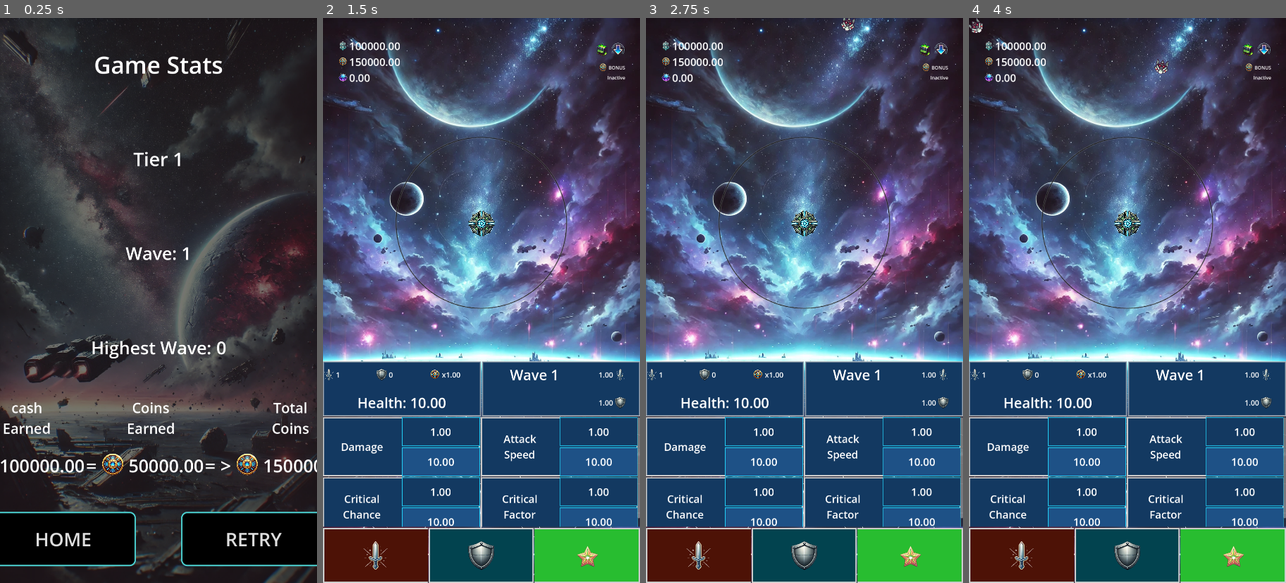
Above: before the commit, frames 1-4 (left to right).
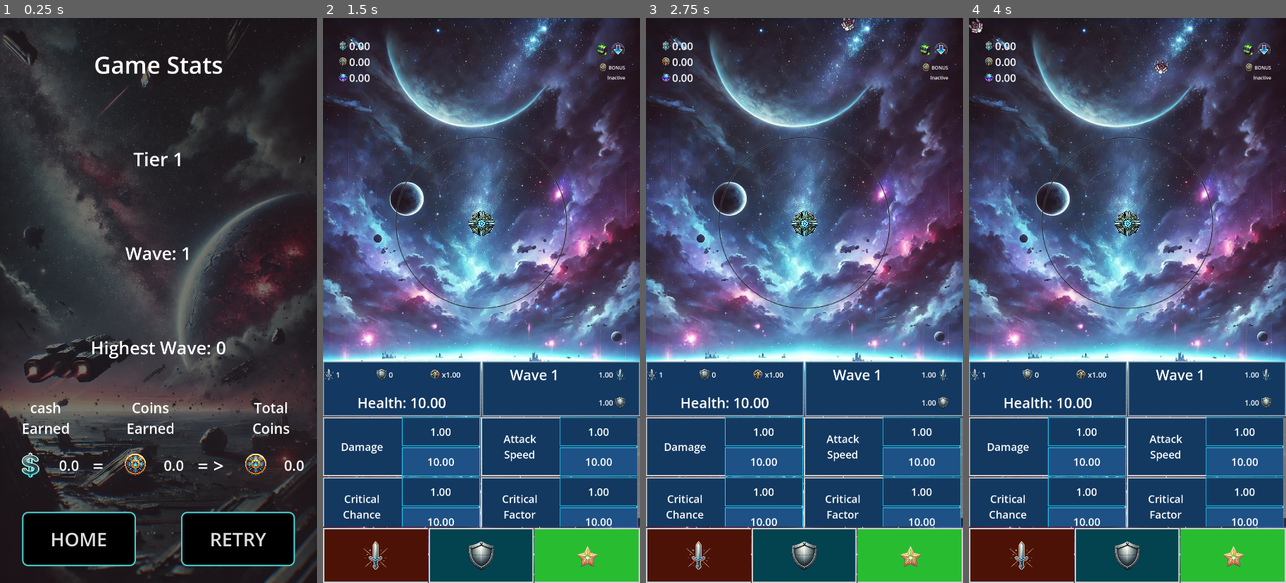
Above: after the commit, the same moments.

Repository: ascyrax/circle-defence
Game: Godot game, scene res://game_over.tscn
Two runs of this game, one before a commit and one after it. Both use one fixed random seed, a clock stepped at 60 frames per second and the inputs below. This scene is started directly instead of the project's main scene.
Inputs (mouse positions are in pixels of both pictures, inside the frame that each line leads up to):
- Up to frame 1 (0.25 s): no input
- Up to frame 2 (1.5 s): click "RETRY" at 0.5 s; tap Enter at 1.25 s; move the mouse to (551, 272) at 1.27 s; click (551, 272) at 1.42 s
- Up to frame 3 (2.75 s): tap Space at 2 s; move the mouse to (741, 328) at 2.02 s; click (741, 328) at 2.17 s
- Up to frame 4 (4 s): move the mouse to (1159, 176) at 2.77 s; click (1159, 176) at 2.92 s; move the mouse to (1111, 413) at 3.52 s; click (1111, 413) at 3.67 s

The runs differ from the first frame. In frame 1, 4.9% of the frame differs, in the area x 0-100%, y 40-98%; in frame 2, 0.3%; in frame 3, 0.3%; in frame 4, 0.3%.

Commit message:
minor value tweaks. new release

Diff:
--- a/game_over.gd
+++ b/game_over.gd
@@ -24,13 +24,13 @@
 
 	var _cashLabel = $Panel/Panel/VBoxContainer/HBoxContainer/Cash/HBoxContainer/Value as Label
 	var _cashValue = GlobalData.get_cash_value()
-	_cashLabel.text = str("%.2f" % _cashValue)
+	_cashLabel.text = str("%.1f" % _cashValue)
 
 	var _coinLabel = $Panel/Panel/VBoxContainer/HBoxContainer/Coin/HBoxContainer/Value as Label
 	var _convertedCoinValue = GlobalData.get_cash_value() / 2.0 # 1 cash = 0.5 coins :)
-	_coinLabel.text = str("%.2f" % _convertedCoinValue)
+	_coinLabel.text = str("%.1f" % _convertedCoinValue)
 	GlobalData.update_coin_value(_convertedCoinValue)
 
 	var _totalCoinLabel = $Panel/Panel/VBoxContainer/HBoxContainer/Total/HBoxContainer/Value as Label
 	var _totalCoinValue = GlobalData.get_coin_value()
-	_totalCoinLabel.text = str("%.2f" % _totalCoinValue)
+	_totalCoinLabel.text = str("%.1f" % _totalCoinValue)
--- a/game_over.tscn
+++ b/game_over.tscn
@@ -136,8 +136,8 @@
 layout_mode = 2
 size_flags_horizontal = 3
 size_flags_vertical = 1
-theme_override_font_sizes/font_size = 60
-text = "80"
+theme_override_font_sizes/font_size = 48
+text = "15.0"
 horizontal_alignment = 1
 vertical_alignment = 1
 
@@ -186,9 +186,8 @@
 layout_mode = 2
 size_flags_horizontal = 3
 size_flags_vertical = 1
-theme_override_font_sizes/font_size = 60
-text = "0
-"
+theme_override_font_sizes/font_size = 48
+text = "7.5"
 horizontal_alignment = 1
 vertical_alignment = 1
 
@@ -237,9 +236,8 @@
 layout_mode = 2
 size_flags_horizontal = 3
 size_flags_vertical = 1
-theme_override_font_sizes/font_size = 60
-text = "0
-"
+theme_override_font_sizes/font_size = 48
+text = "150.5"
 horizontal_alignment = 1
 vertical_alignment = 1
 
--- a/global_data.gd
+++ b/global_data.gd
@@ -126,8 +126,8 @@
 
 # RESOURCES
 
-var _initialCashValue  = 100000.0 # during wave 1 start
-var _initialCoinValue  = 100000.0 # during game start
+var _initialCashValue  = 0.0 # during wave 1 start
+var _initialCoinValue  = 0.0 # during game start
 
 var _cashValue = _initialCashValue
 var _coinValue = _initialCoinValue
